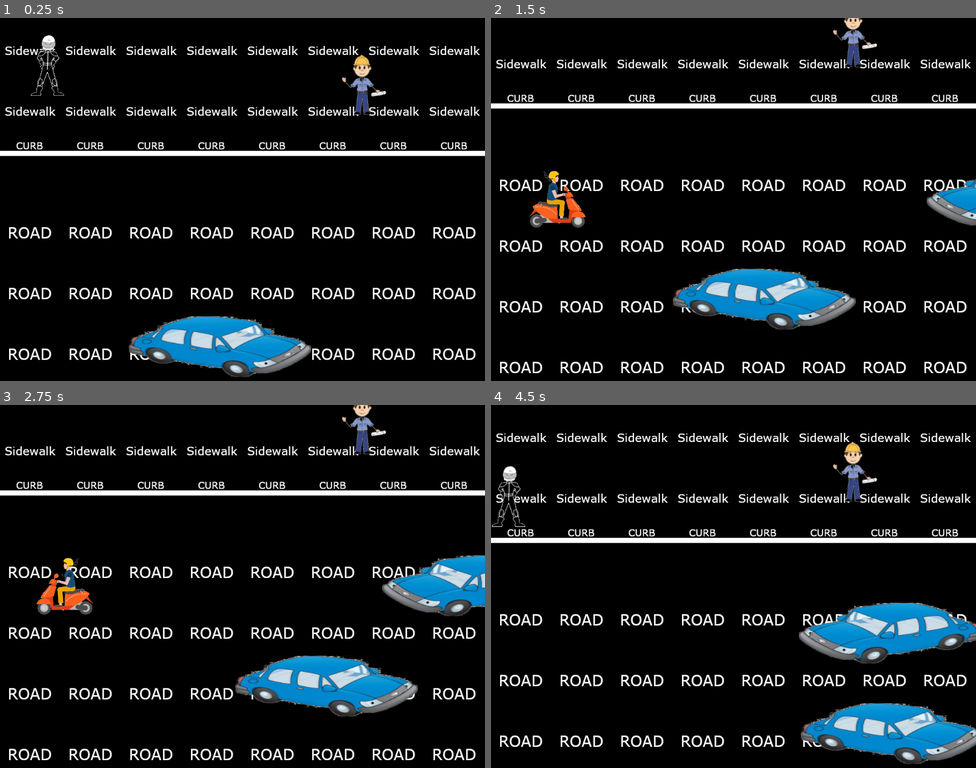
Above: before the commit, frames 1-4 (two rows, left to right).
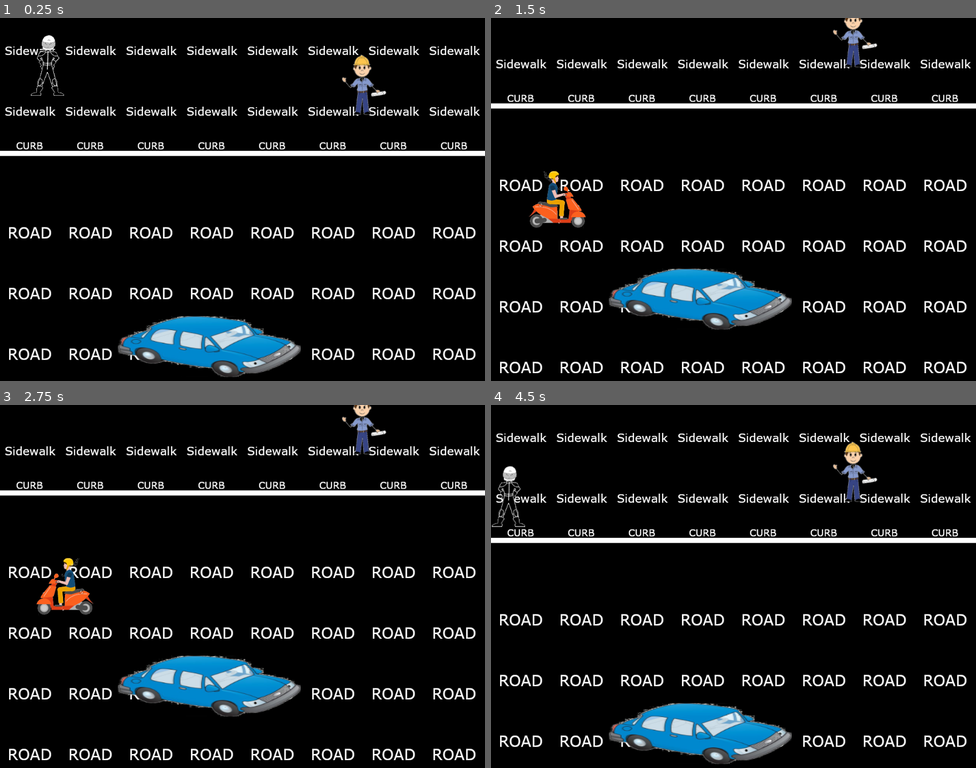
Above: after the commit, the same moments.

Repository: Anatolij-Grigorjev/MopedRebel
Game: Godot game, scene res://stages/stage_road1.tscn
Two runs of this game, one before a commit and one after it. Both use one fixed random seed, a clock stepped at 60 frames per second and the inputs below. The project has no main scene, so this scene is started directly. The engine's default icon, where the game draws it, is replaced by a stand-in: a white triangle on a blue panel in a dark square.
Inputs:
- Up to frame 1 (0.25 s): no input
- Up to frame 2 (1.5 s): hold D (accelerate_right) 0.53-1.28 s; hold F (flip_bird) 0.53-1.28 s; hold Down (diss_down) from 1.28 s (still down); tap Space (mount_moped) at 1.35 s
- Up to frame 3 (2.75 s): release Down (diss_down) at 2.03 s; hold D (accelerate_right) from 2.03 s (still down); tap E (turn_around) at 2.1 s
- Up to frame 4 (4.5 s): release D (accelerate_right) at 2.78 s; hold A (accelerate_left) from 2.78 s (still down); tap F (flip_bird) at 2.85 s; tap Space (mount_moped) at 3.6 s; tap E (turn_around) at 4.35 s

The runs differ from the first frame. In frame 1, 2.6% of the frame differs, in the area x 24-65%, y 82-99%; in frame 2, 6.5%; in frame 3, 9.9%; in frame 4, 12%, in the area x 24-100%, y 54-99%.
Error after the commit: Parse Error: The identifier "ACTIVE_DISSED" isn't declared in the current scope. (res://enemy/diss_receiver.gd:40)

Commit message:
provide part of new diss receiver logic (WIP)

Diff:
--- a/game/enemy/diss_receiver.gd
+++ b/game/enemy/diss_receiver.gd
@@ -1,6 +1,13 @@
 extends Node2D
 
 var LOG = preload("res://globals/logger.gd").new(self)
+
+enum DISS_STATES {
+	NOT_ACTIVE,
+	GETTING_DISSED,
+	ACTIVE_DISSED,
+	DISSED_COOLING_DOWN
+}
 
 var diss_tolerance_timer
 var initial_diss_tolerance_time
@@ -12,7 +19,7 @@
 var diss_stopped_action_name
 var diss_reduction_predicate_name
 var is_dissed = false
-var diss_buildup_time = 0
+var diss_buildup_coef = 0.0
 var diss_indicator_sprite
 
 func _ready():
@@ -20,105 +27,100 @@
 	diss_tolerance_timer = $diss_tolerance_timer
 	diss_calmdown_timer = $diss_calmdown_timer
 	diss_indicator_sprite = $diss_indicator
-	diss_indicator_sprite.modulate.a = 0.0
+	_set_diss_buildup_coef(0.0)
 	initial_diss_tolerance_time = diss_tolerance_timer.wait_time
 	initial_diss_calmdown_time = diss_calmdown_timer.wait_time
 	diss_tolerance_timer.connect('timeout', self, '_execute_dissed_current_action')
 	diss_calmdown_timer.connect('timeout', self, 'finish_being_dissed')
 	pass
 
+func get_active_diss_state():
+	if (is_dissed):
+		if (diss_calmdown_timer.is_stopped()):
+			return ACTIVE_DISSED
+		else:
+			return DISSED_COOLING_DOWN
+	else:
+		if (diss_tolerance_timer.is_stopped()):
+			return NOT_ACTIVE
+		else:
+			return GETTING_DISSED
+
+func _set_diss_buildup_time(time, for_timer):
+	_set_diss_buildup_coef(
+		F.get_coef_for_absolute(time, for_timer.wait_time)
+	)
+
+func _set_diss_buildup_coef(coef):
+	diss_buildup_coef = coef
+	diss_indicator_sprite.modulate.a = diss_buildup_coef
+
 func _process(delta):
-	#enemy cooling down
-	if (diss_tolerance_timer.is_stopped()):
-		if (diss_buildup_time > 0):
-			diss_buildup_time = clamp(
-				diss_buildup_time - delta,
-				0,
-				diss_buildup_time
+	#alter enemy diss levels
+	var active_diss_state = get_active_diss_state()
+
+	var new_diss_coef = 0.0
+
+	match(active_diss_state):
+		GETTING_DISSED:
+			new_diss_coef = F.get_coef_for_absolute(
+				F.get_elapsed_timer_time(diss_tolerance_timer),
+				diss_tolerance_timer.wait_time
 			)
-			if (diss_buildup_time > 0):
-				#show enemy diss sprite based on percentage of dissing
-				diss_indicator_sprite.modulate.a = diss_buildup_time / diss_tolerance_timer.wait_time
-			else:
-				diss_indicator_sprite.modulate.a = 0
-	else:
-		#enemy getting more dissed, image gets more opaque
-		diss_indicator_sprite.modulate.a = get_diss_progress_ratio()
+		ACTIVE_DISSED:
+			new_diss_coef = 1.0
+		DISSED_COOLING_DOWN:
+			new_diss_coef = F.get_coef_for_absolute(
+				F.get_elapsed_timer_time(diss_calmdown_timer),
+				diss_calmdown_timer.wait_time
+			)
+		_:
+			new_diss_coef = 0.0
+
+	if (new_diss_coef != diss_buildup_coef):
+		_set_diss_buildup_coef(new_diss_coef)
 
 
 func start_receive_diss():
 	if (not is_dissed):
 		#use the not cooled disshood to get dissed faster
-		if (diss_buildup_time > 0):
-			diss_tolerance_timer.wait_time -= diss_buildup_time
-			diss_buildup_time = 0
+		if (diss_buildup_coef > 0):
+			diss_tolerance_timer.wait_time -= F.get_absolute_for_coef(
+				diss_buildup_coef,
+				initial_diss_tolerance_time
+			)
 		diss_tolerance_timer.start()
 		_execute_optional_around_action(diss_began_action_name)
 
 func stop_receive_diss():
 	if (not is_dissed):
-		diss_buildup_time = _get_elapsed_timer_time()
 		diss_tolerance_timer.stop()
 		_execute_optional_around_action(diss_stopped_action_name)
 
 func finish_being_dissed():
 	is_dissed = false
-	diss_buildup_time = 0
-	diss_indicator_sprite.modulate.a = 0.0
+	_set_diss_buildup_coef(0.0)
 	diss_tolerance_timer.stop()
 	diss_calmdown_timer.stop()
 
-func set_action_owner(node_owner):
-	if (node_owner == null or diss_success_action_name == null):
-		return
-	_stop_running_timer()
-	self.node_owner = node_owner
-
-func set_got_dissed_action(action_name):
-	if (node_owner == null):
-		return
-	_stop_running_timer()
-	diss_success_action_name = action_name
-
-func set_diss_began_action(action_name):
-	if (node_owner == null):
-		return
-	diss_began_action_name = action_name
-
-func set_diss_stopped_action(action_name):
-	if (node_owner == null):
-		return
-	diss_stopped_action_name = action_name
-
-func set_diss_reduction_predicate(action_name):
-	if (node_owner == null):
-		return
-	diss_reduction_predicate_name = action_name
-
 func set_diss_tolerance_seconds(seconds):
-	_stop_running_timer()
+	_stop_running_timer(diss_tolerance_timer)
+	initial_diss_tolerance_time = seconds
 	diss_tolerance_timer.wait_time = seconds
 
-func get_diss_progress_ratio():
-	var elapsed = _get_elapsed_timer_time()
-	return elapsed / diss_tolerance_timer.wait_time
+func set_diss_calmdown_seconds(seconds):
+	_stop_running_timer(diss_calmdown_timer)
+	initial_diss_calmdown_time = seconds
+	diss_calmdown_timer.wait_time = seconds
 
-func _get_elapsed_timer_time():
-	if (diss_tolerance_timer.is_stopped()):
-		return diss_buildup_time
-	else:
-		return diss_tolerance_timer.wait_time - diss_tolerance_timer.time_left
-
-func _stop_running_timer():
-	if (not diss_tolerance_timer.is_stopped()):
-		diss_tolerance_timer.stop()
-
+func _stop_running_timer(timer):
+	if (not timer.is_stopped()):
+		timer.stop()
 
 func _execute_dissed_current_action():
 	#if timeout reached we reset how long it takes to get dissed
 	is_dissed = true
-	diss_buildup_time = 0
-	diss_indicator_sprite.modulate.a = 1.0
+	_set_diss_buildup_coef(1.0)
 	diss_tolerance_timer.wait_time = initial_diss_tolerance_time
 	if (node_owner != null and node_owner.has_method(diss_success_action_name)):
 		node_owner.call(diss_success_action_name)
--- a/game/globals/global_functions.gd
+++ b/game/globals/global_functions.gd
@@ -20,6 +20,21 @@
 	if (array == null or array.empty()):
 		return null
 	return array[randi() % array.size()]
+
+func get_absolute_for_coef(coef, abs_max, abs_min = 0):
+	var abs_range = abs_max - abs_min
+	var delta = coef * abs_range
+	return abs_min + delta
+
+func get_coef_for_absolute(abs_value, abs_max, abs_min = 0):
+	var abs_range = abs_max - abs_min
+	return (abs_value - abs_min) / abs_range
+
+func get_elapsed_timer_time(timer):
+	if (timer.is_stopped()):
+		return 0.0
+	else:
+		return timer.wait_time - timer.time_left
 
 #check if value is in radius of target with a short circuit if equal
 func is_val_in_target_radius(val, target, radius):
